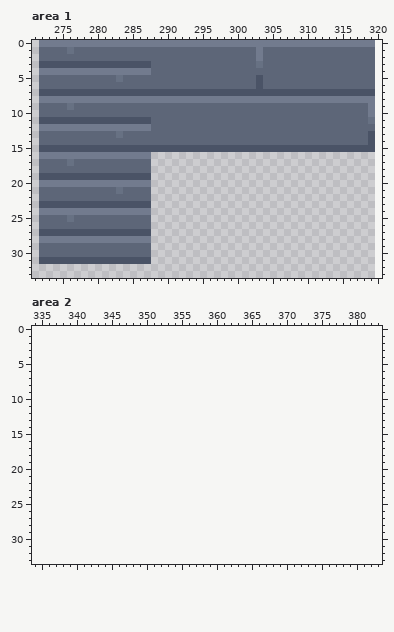
Pixel-art file -- Artwork/TileSets/TileMaps/Dungeon.ase. Above, as it was before the edit.
320x320 pixels, 1 frame. Colours within 5 levels of each other are drawn and written as one. Shown: area 1: x 271..320, y 0..33; area 2: x 334..383, y 0..33. The old version is drawn lined up with the new one, on the new canvas. The commit also changed other parts of the picture, which this record leaves out.
Now the later version:
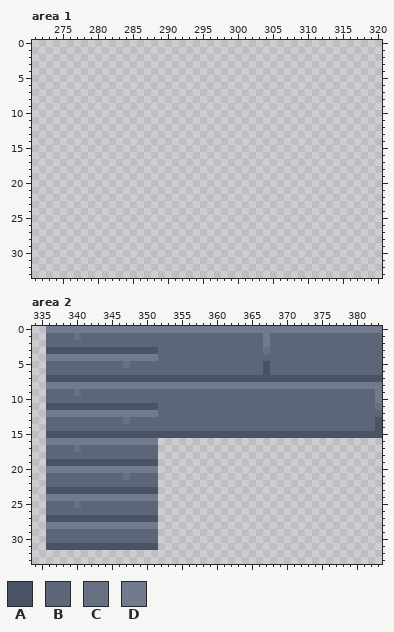
Palette (. is transparent): A #4a5366  B #5d6678  C #677183  D #727b8e
Changes in this commit:
canvas 320x320 -> 384x320
Changed rows in their new state; - is an unchanged pixel.
Area 1:
first column x 272:
 0 ................................................
 1 ................................................
 2 ................................................
 3 ................................................
 4 ................................................
 5 ................................................
 6 ................................................
 7 ................................................
 8 ................................................
 9 ................................................
10 ................................................
11 ................................................
12 ................................................
13 ................................................
14 ................................................
15 ................................................
16 ................--------------------------------
17 ................--------------------------------
18 ................--------------------------------
19 ................--------------------------------
20 ................--------------------------------
21 ................--------------------------------
22 ................--------------------------------
23 ................--------------------------------
24 ................--------------------------------
25 ................--------------------------------
26 ................--------------------------------
27 ................--------------------------------
28 ................--------------------------------
29 ................--------------------------------
30 ................--------------------------------
31 ................--------------------------------
Area 2:
first column x 336:
 0 DDDDDDDDDDDDDDDDDDDDDDDDDDDDDDDDDDDDDDDDDDDDDDDD
 1 BBBBCBBBBBBBBBBBBBBBBBBBBBBBBBBDBBBBBBBBBBBBBBBB
 2 BBBBBBBBBBBBBBBBBBBBBBBBBBBBBBBDBBBBBBBBBBBBBBBB
 3 AAAAAAAAAAAAAAAABBBBBBBBBBBBBBBCBBBBBBBBBBBBBBBB
 4 DDDDDDDDDDDDDDDDBBBBBBBBBBBBBBBBBBBBBBBBBBBBBBBB
 5 BBBBBBBBBBBCBBBBBBBBBBBBBBBBBBBABBBBBBBBBBBBBBBB
 6 BBBBBBBBBBBBBBBBBBBBBBBBBBBBBBBABBBBBBBBBBBBBBBB
 7 AAAAAAAAAAAAAAAAAAAAAAAAAAAAAAAAAAAAAAAAAAAAAAAA
 8 DDDDDDDDDDDDDDDDDDDDDDDDDDDDDDDDDDDDDDDDDDDDDDDD
 9 BBBBCBBBBBBBBBBBBBBBBBBBBBBBBBBBBBBBBBBBBBBBBBBD
10 BBBBBBBBBBBBBBBBBBBBBBBBBBBBBBBBBBBBBBBBBBBBBBBD
11 AAAAAAAAAAAAAAAABBBBBBBBBBBBBBBBBBBBBBBBBBBBBBBC
12 DDDDDDDDDDDDDDDDBBBBBBBBBBBBBBBBBBBBBBBBBBBBBBBB
13 BBBBBBBBBBBCBBBBBBBBBBBBBBBBBBBBBBBBBBBBBBBBBBBA
14 BBBBBBBBBBBBBBBBBBBBBBBBBBBBBBBBBBBBBBBBBBBBBBBA
15 AAAAAAAAAAAAAAAAAAAAAAAAAAAAAAAAAAAAAAAAAAAAAAAA
16 DDDDDDDDDDDDDDDD--------------------------------
17 BBBBCBBBBBBBBBBB--------------------------------
18 BBBBBBBBBBBBBBBB--------------------------------
19 AAAAAAAAAAAAAAAA--------------------------------
20 DDDDDDDDDDDDDDDD--------------------------------
21 BBBBBBBBBBBCBBBB--------------------------------
22 BBBBBBBBBBBBBBBB--------------------------------
23 AAAAAAAAAAAAAAAA--------------------------------
24 DDDDDDDDDDDDDDDD--------------------------------
25 BBBBCBBBBBBBBBBB--------------------------------
26 BBBBBBBBBBBBBBBB--------------------------------
27 AAAAAAAAAAAAAAAA--------------------------------
28 DDDDDDDDDDDDDDDD--------------------------------
29 BBBBBBBBBBBBBBBB--------------------------------
30 BBBBBBBBBBBBBBBB--------------------------------
31 AAAAAAAAAAAAAAAA--------------------------------
Where, in picture pixels (left, top, right, bottom), the same in both pictures:
erased: (39, 40, 375, 264)
added: (46, 326, 382, 550)
